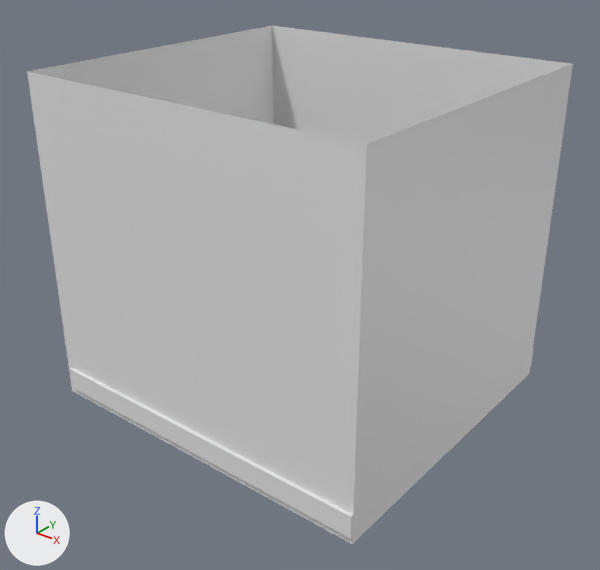
What one commit did to the glTF model Area de Spawn de Lixo Cidade.glb.
Before and after are seen from a 50 mm lens placed at (201.0, -247.0, 198.0), pointed at (11.0, -10.0, 51.0). Every picture has the same lights, and +X, +Y and +Z are marked at lower left. The first picture is the older version. Where no turn or scale is listed for an object, it has been applied to the vertices. Vertices at exactly the same position are counted once.
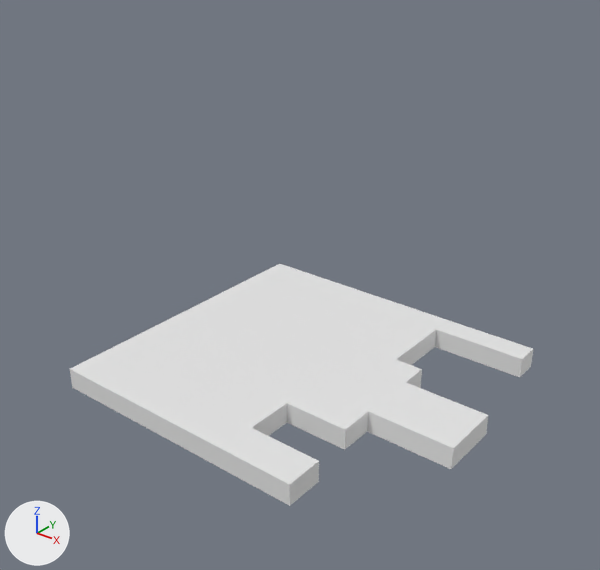
What changed in the scene script:
```text
Change me_cube_007:
    used by ob_cube_006; location = (3.9, -0.5, 6.1)
    remove me_cube_007.from_pydata(...)  # 32 vertices, 58 faces; spans x -70.3..77.3, y -69.9..70.0, z -4.7..4.7
    add me_cube_007.from_pydata(...)  # 52 vertices, 101 faces; spans x -70.3..85.4, y -69.9..70.0, z -4.7..4.7
    me_cube_007 part 1
    4 vertices are removed from x 77.3, y -69.9..-53.2, z -4.7..4.7
    14 faces are deleted
    18 vertices are added at x 34.4..51.2, y -69.9..58.4, z -4.7..4.7
    6 new vertices lie (37.9, 0.0, 0.0) away from vertices in x 47.5, y -16.8..11.3, z -4.7..4.7
    57 new faces join them
Remove ob_cube:
    ob_cube = bpy.data.objects.new('Cube', me_cube_002)
    ob_cube.location = (0.0, 0.0, 67.0)
```

Pixel boxes [x1, y1, x2, y2] of what changed, in the pictures (600 x 570 px):
'Cube', deleted
    before: [27, 26, 573, 544]
'Cube.006', reshaped
    before: [70, 349, 533, 539]
    after: [70, 264, 533, 506]
part 1 of me_cube_007, cut back
    before: [221, 447, 380, 539]
    after: [221, 320, 522, 506]
